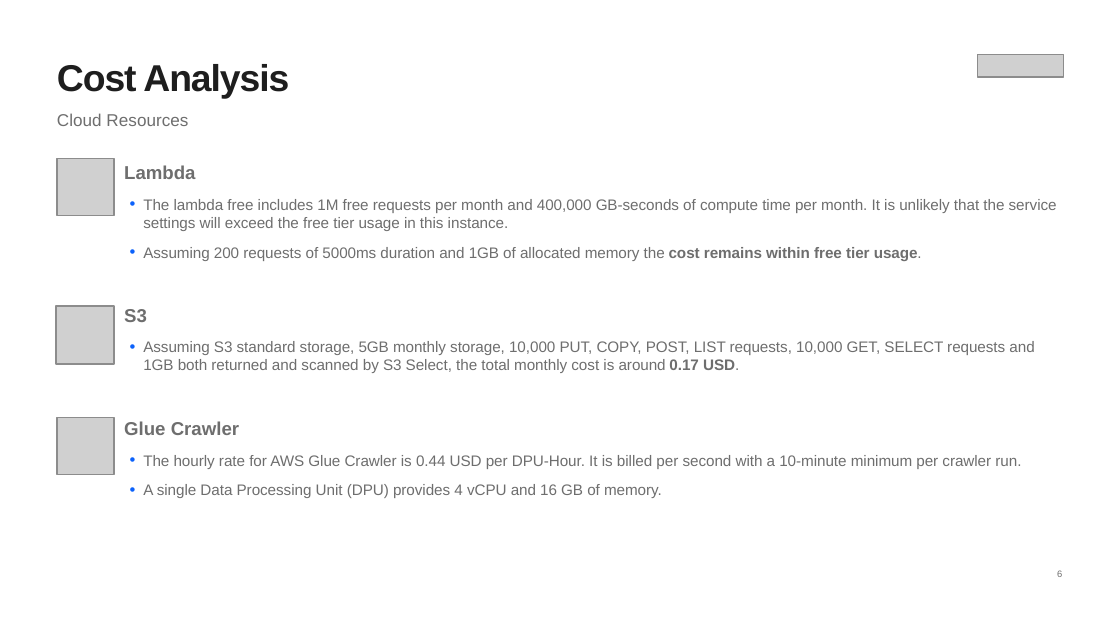
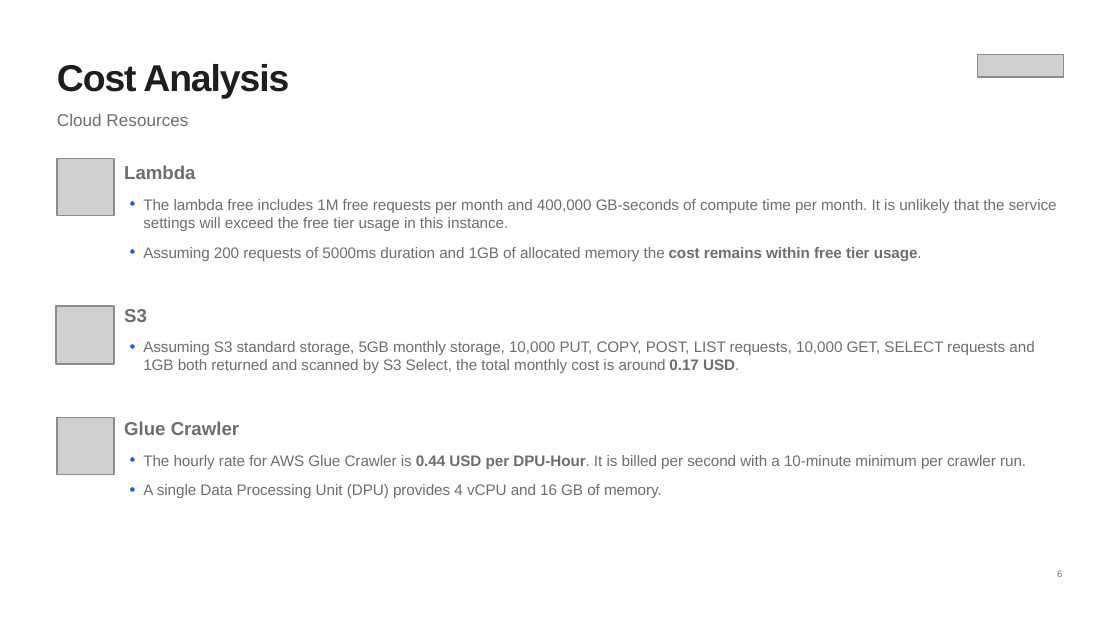
Before and after one commit to michalsicak/cloudDEacad-capstone-uk, a slide deck: slide 6 of Coranavirus Capstone Project.pptx. Drawn at 1120x630 pixels with LibreOffice and Linux fonts; fonts in the diff are those of the drawing; grey boxes stand for pictures. Boxes give left, top, right and bottom in pixels: in the first picture for what was removed or moved away, otherwise in the second. Text is boxed around its words. In the diff, an @@ line names an element or a change of style, - is before the commit and + after.

```diff
--- a/Coranavirus Capstone Project.pptx
+++ b/Coranavirus Capstone Project.pptx
@@ text at <box>143,455,1026,469</box>: bold on in "0.44 USD per DPU-Hour." @@
```
